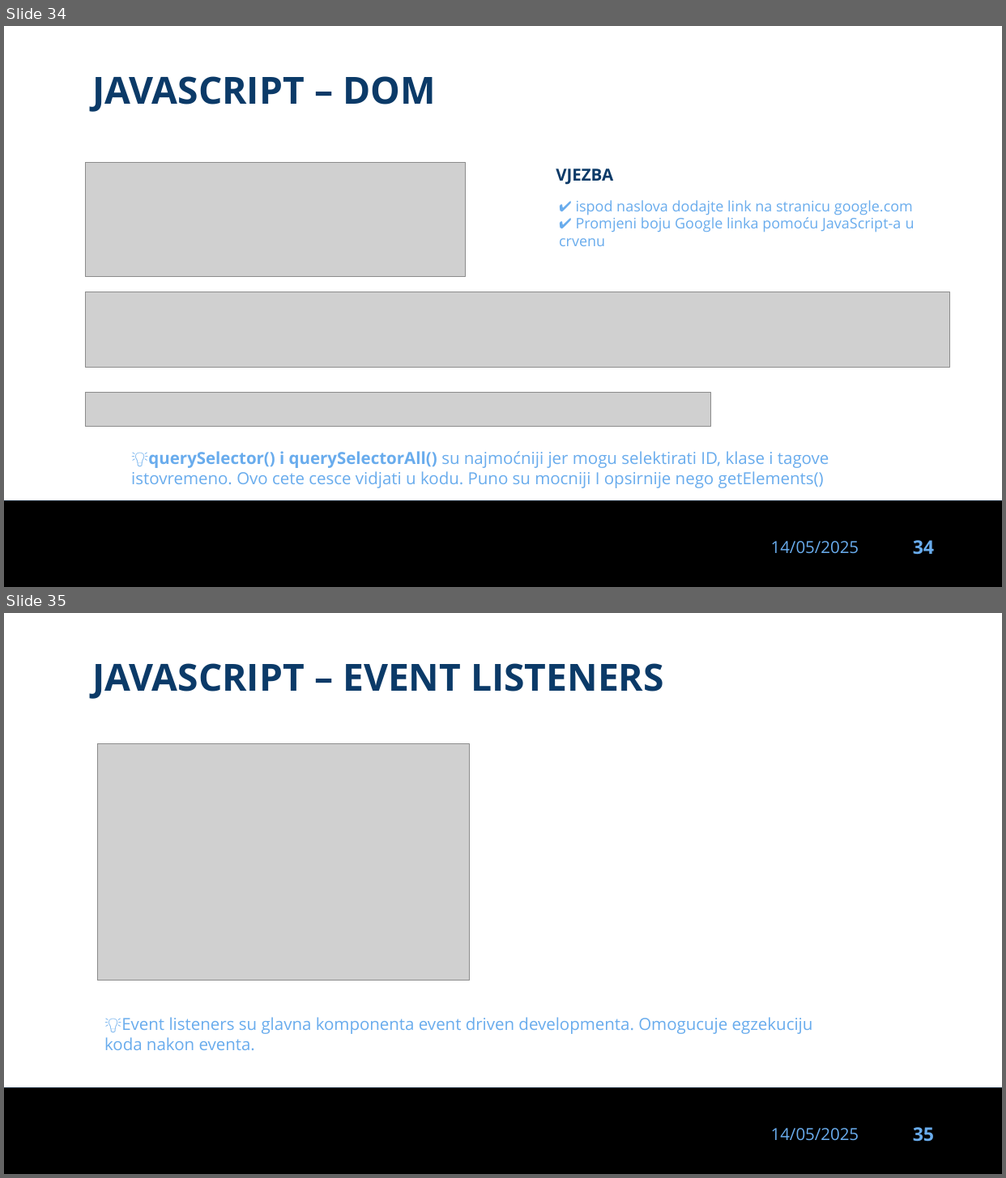
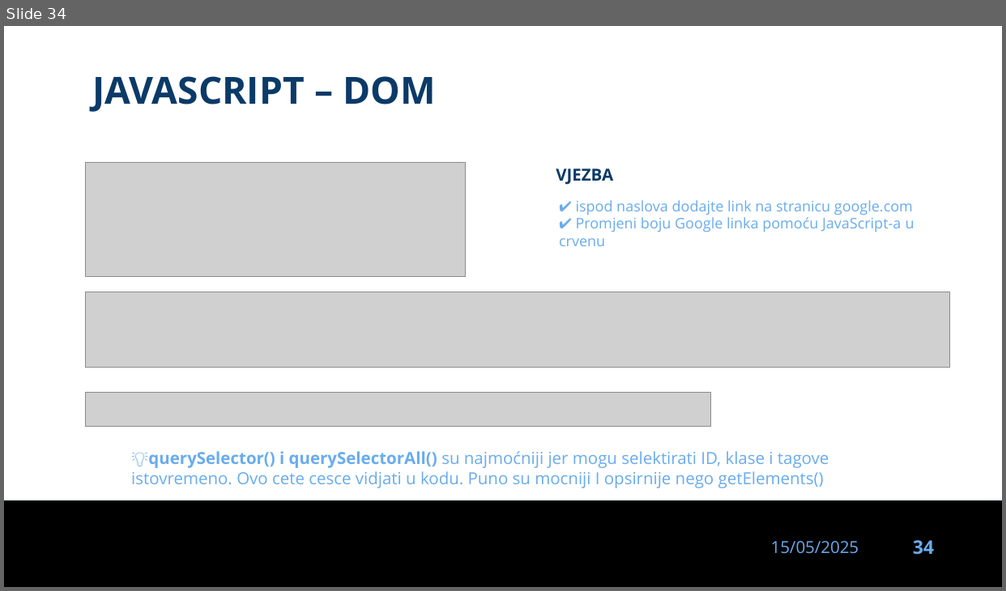
Before and after one commit to dinoDuvnjak/CTK, a slide deck: Bootcamp/javascript-uvod/javascript-uvod.pptx. Shown one above the other, each under a label of ours: slides 34 and 35 before the commit, slide 34 after it. The pictures are 1006x1178 and 1006x591 pixels, drawn with LibreOffice and Linux fonts; fonts in the diff are those of the drawing; grey boxes stand for pictures; background and template pictures are left out. Boxes give left, top, right and bottom in pixels: in the first picture for what was removed or moved away, otherwise in the second. Text is boxed around its words. In the diff, an @@ line names an element or a change of style, - is before the commit and + after.

```diff
--- a/Bootcamp/javascript-uvod/javascript-uvod.pptx
+++ b/Bootcamp/javascript-uvod/javascript-uvod.pptx
@@ slide 35 removed at [4, 613, 1002, 1174], background #FFFFFF; not listed: 3 template elements that a slide beside it also shows @@
@@ text removed at [92, 663, 664, 699] @@
-JAVASCRIPT – EVENT LISTENERS
@@ picture removed at [97, 744, 469, 981] @@
@@ text removed at [104, 1017, 813, 1050] @@
-💡Event listeners su glavna komponenta event driven developmenta. Omogucuje egzekuciju koda nakon eventa.
@@ slide 34 changed as well @@
@@ text at [771, 541, 859, 554]: text changed @@
-14/05/2025
+15/05/2025
```
Also in this commit, not shown: 35 other slides changed, 8 slides added, 10 other files.
